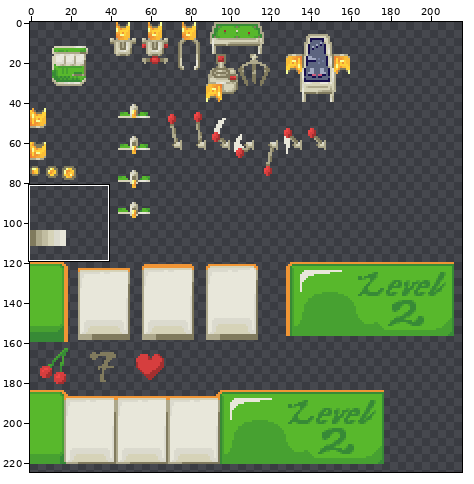
One commit to this sprite sheet: bin/png/actor.png. Above, an overview of the earlier version with the close-up marked.
Close-up. Before the commit:
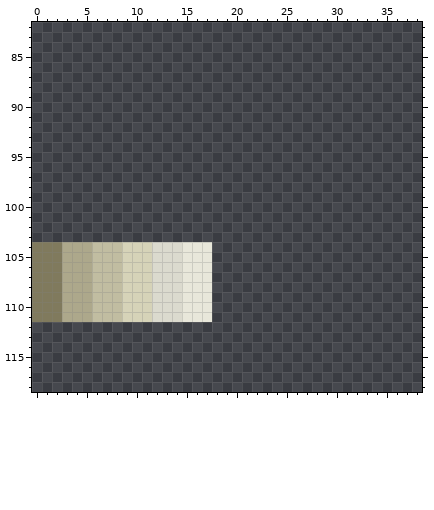
The file is 232x304 pixels. Shown: x 0..38, y 82..118. The wide view leaves out empty margins.
Now the later version:
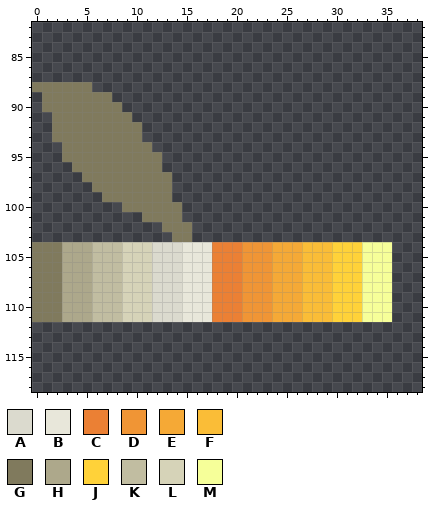
Palette (. is transparent): A #dbdace  B #e8e7da  C #eb8034  D #f09535  E #f5a936  F #fabd37  G #807a5d  H #ada88b  J #ffd239  K #c1bda1  L #d6d3b8  M #f6ff99
The edit:
{"y":88,"x":0,"old":"......","new":"GGGGGG"}
{"y":89,"x":1,"old":".......","new":"GGGGGGG"}
{"y":90,"x":1,"old":"........","new":"GGGGGGGG"}
{"y":91,"x":2,"old":"........","new":"GGGGGGGG"}
{"y":92,"x":2,"old":".........","new":"GGGGGGGGG"}
{"y":93,"x":2,"old":".........","new":"GGGGGGGGG"}
{"y":94,"x":3,"old":".........","new":"GGGGGGGGG"}
{"y":95,"x":3,"old":"..........","new":"GGGGGGGGGG"}
{"y":96,"x":4,"old":".........","new":"GGGGGGGGG"}
{"y":97,"x":5,"old":".........","new":"GGGGGGGGG"}
{"y":98,"x":6,"old":"........","new":"GGGGGGGG"}
{"y":99,"x":7,"old":".......","new":"GGGGGGG"}
{"y":100,"x":9,"old":"......","new":"GGGGGG"}
{"y":101,"x":11,"old":"....","new":"GGGG"}
{"y":102,"x":13,"old":"...","new":"GGG"}
{"y":103,"x":14,"old":"..","new":"GG"}
{"y":104,"x":18,"old":"..................","new":"CCCDDDEEEFFFJJJMMM"}
{"y":105,"x":18,"old":"..................","new":"CCCDDDEEEFFFJJJMMM"}
{"y":106,"x":18,"old":"..................","new":"CCCDDDEEEFFFJJJMMM"}
{"y":107,"x":18,"old":"..................","new":"CCCDDDEEEFFFJJJMMM"}
{"y":108,"x":18,"old":"..................","new":"CCCDDDEEEFFFJJJMMM"}
{"y":109,"x":18,"old":"..................","new":"CCCDDDEEEFFFJJJMMM"}
{"y":110,"x":18,"old":"..................","new":"CCCDDDEEEFFFJJJMMM"}
{"y":111,"x":18,"old":"..................","new":"CCCDDDEEEFFFJJJMMM"}
{"label":"added","picture_box":[32,82,392,322]}
